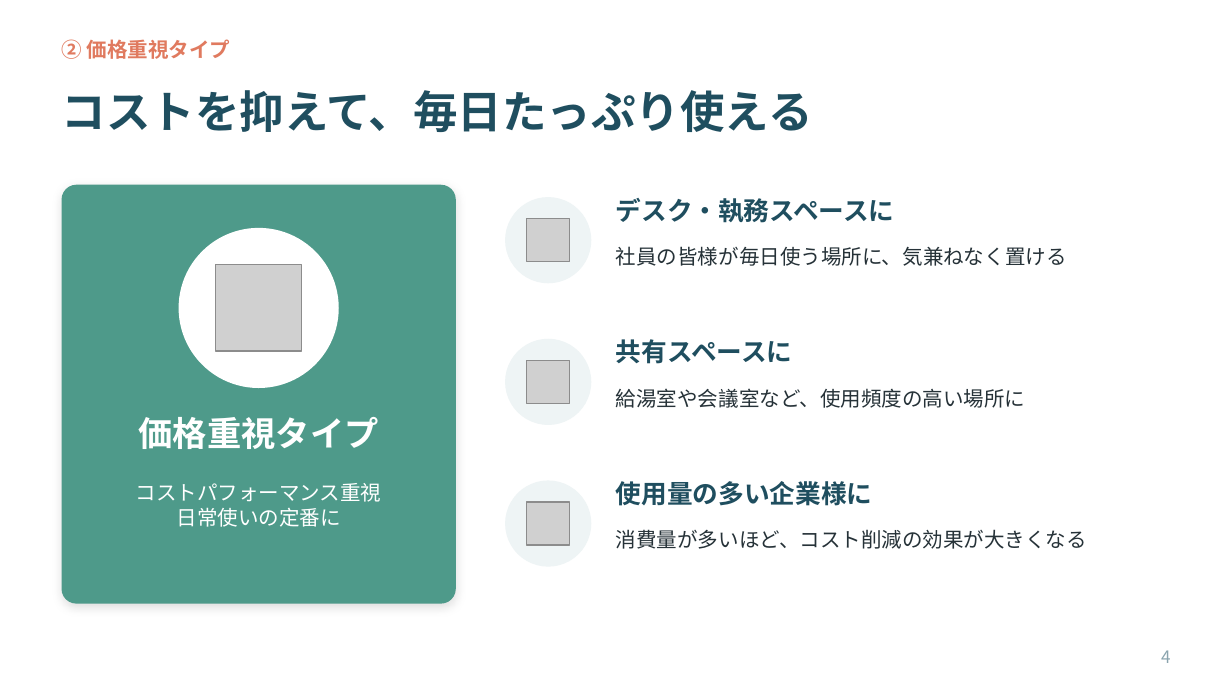
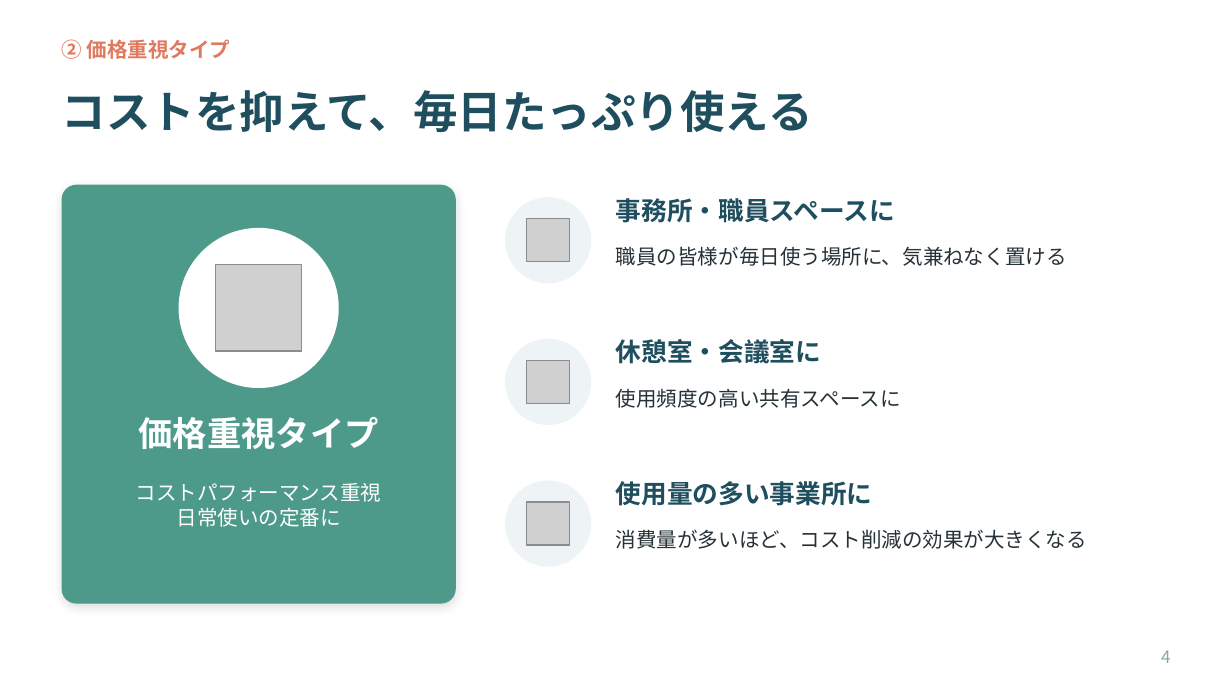
Before and after one commit to ha19870907-a11y/turbo-disco, a slide deck: slide 4 of tissue_sales_roleplay.pptx. Drawn at 1232x693 pixels with LibreOffice and Linux fonts; fonts in the diff are those of the drawing; grey boxes stand for pictures. Boxes give left, top, right and bottom in pixels: in the first picture for what was removed or moved away, otherwise in the second. Text is boxed around its words. In the diff, an @@ line names an element or a change of style, - is before the commit and + after.

```diff
--- a/tissue_sales_roleplay.pptx
+++ b/tissue_sales_roleplay.pptx
@@ text at bbox=[616, 198, 895, 223]: text changed @@
-デスク・執務スペースに
+事務所・職員スペースに
@@ text at bbox=[616, 246, 1067, 266]: text changed @@
-社員の皆様が毎日使う場所に、気兼ねなく置ける
+職員の皆様が毎日使う場所に、気兼ねなく置ける
@@ text at bbox=[616, 339, 821, 364]: text changed @@
-共有スペースに
+休憩室・会議室に
@@ text at bbox=[616, 388, 901, 408]: text changed @@
-給湯室や会議室など、使用頻度の高い場所に
+使用頻度の高い共有スペースに
@@ text at bbox=[616, 481, 873, 506]: text changed @@
-使用量の多い企業様に
+使用量の多い事業所に
```
Also in this commit, not shown: 9 other slides changed.
